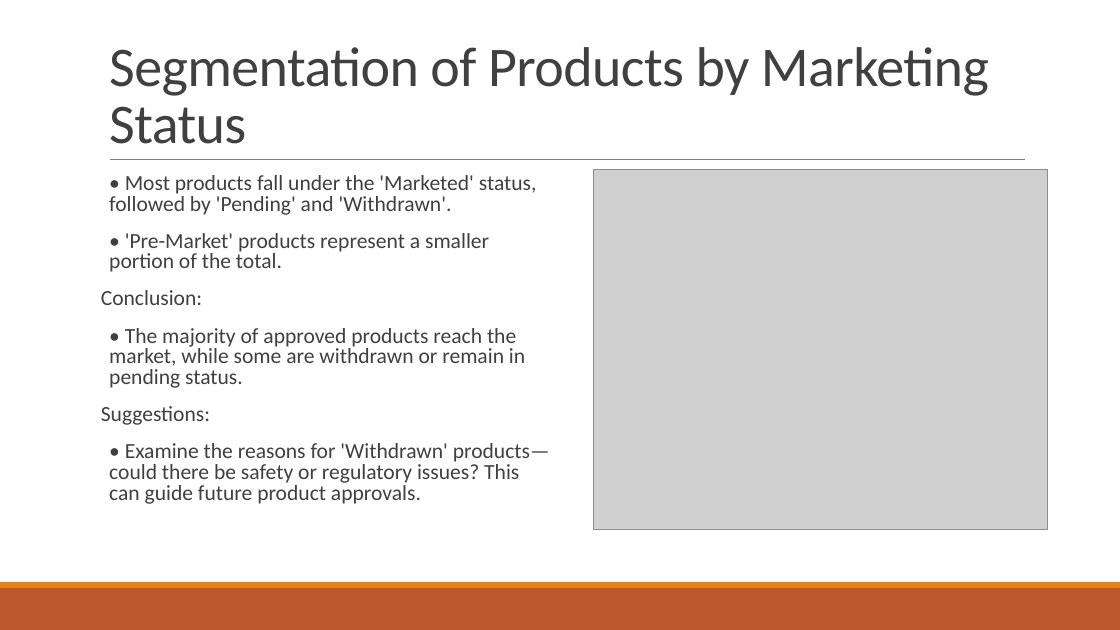
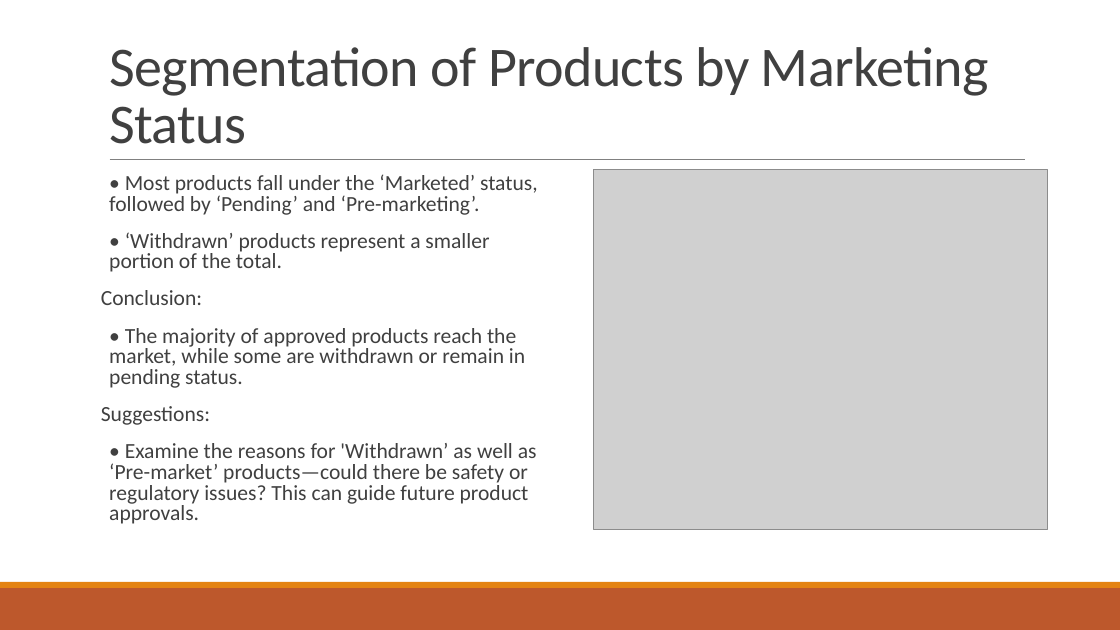
Before and after one commit to itsmir24/U.S.-Food-and-Drug-Administration-FDA-, a slide deck: slide 4 of FDA Analysis & Insights.pptx. Drawn at 1120x630 pixels with LibreOffice and Linux fonts; fonts in the diff are those of the drawing; grey boxes stand for pictures. Boxes give left, top, right and bottom in pixels: in the first picture for what was removed or moved away, otherwise in the second. Text is boxed around its words. In the diff, an @@ line names an element or a change of style, - is before the commit and + after.

```diff
--- a/FDA Analysis & Insights.pptx
+++ b/FDA Analysis & Insights.pptx
@@ text at box(109, 174, 538, 272): text changed @@
-  • Most products fall under the 'Marketed' status, followed by 'Pending' and 'Withdrawn'.
-  • 'Pre-Market' products represent a smaller portion of the total.
+  • Most products fall under the ‘Marketed’ status, followed by ‘Pending’ and ‘Pre-marketing’.
+  • ‘Withdrawn’ products represent a smaller portion of the total.
@@ text at box(109, 443, 537, 524): text changed @@
-  • Examine the reasons for 'Withdrawn' products—could there be safety or regulatory issues? This can guide future product approvals.
+  • Examine the reasons for 'Withdrawn’ as well as
+  ‘Pre-market’ products—could there be safety or regulatory issues? This can guide future product approvals.
```
Also in this commit, not shown: 1 other slide changed, 1 other file.
